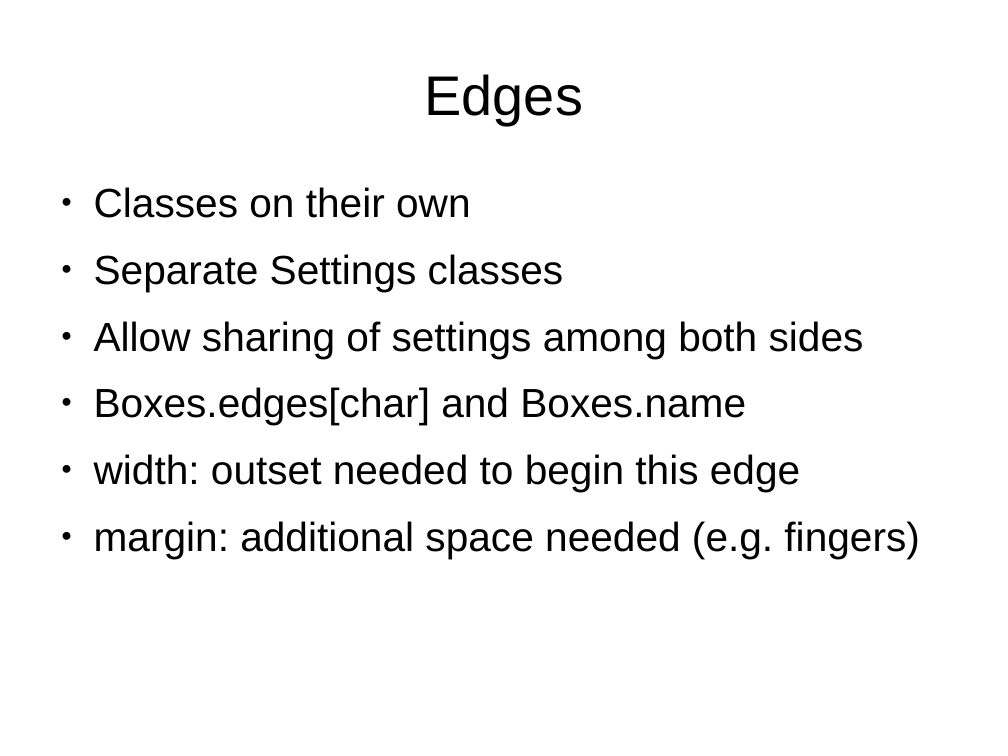
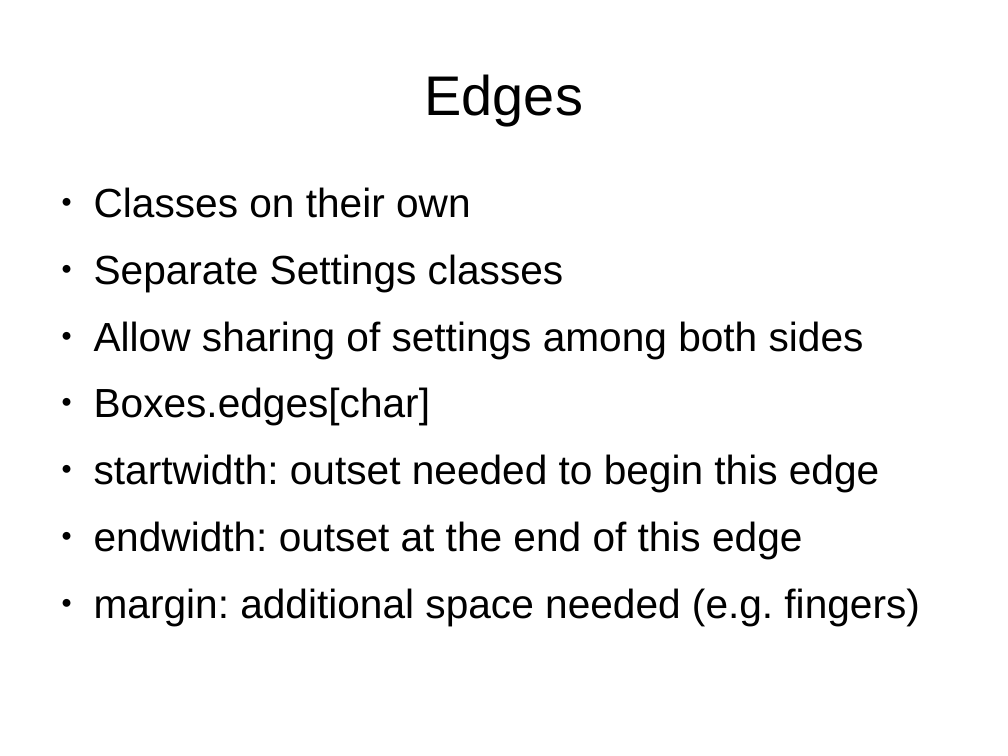
Before and after one commit to florianfesti/boxes, a slide deck: slide 36 of documentation/presentation.odp (slide 35 before the commit). Drawn at 1008x756 pixels with LibreOffice and Linux fonts; fonts in the diff are those of the drawing. Boxes give left, top, right and bottom in pixels: in the first picture for what was removed or moved away, otherwise in the second. Text is boxed around its words. In the diff, an @@ line names an element or a change of style, - is before the commit and + after.

```diff
--- a/documentation/presentation.odp
+++ b/documentation/presentation.odp
@@ text at (x1=94, y1=387, x2=879, y2=559): text changed @@
-● Boxes.edges[char] and Boxes.name
-● width: outset needed to begin this edge
+● Boxes.edges[char]
+● startwidth: outset needed to begin this edge
+● endwidth: outset at the end of this edge
```
Also in this commit, not shown: 5 other slides changed, 2 slides added.
